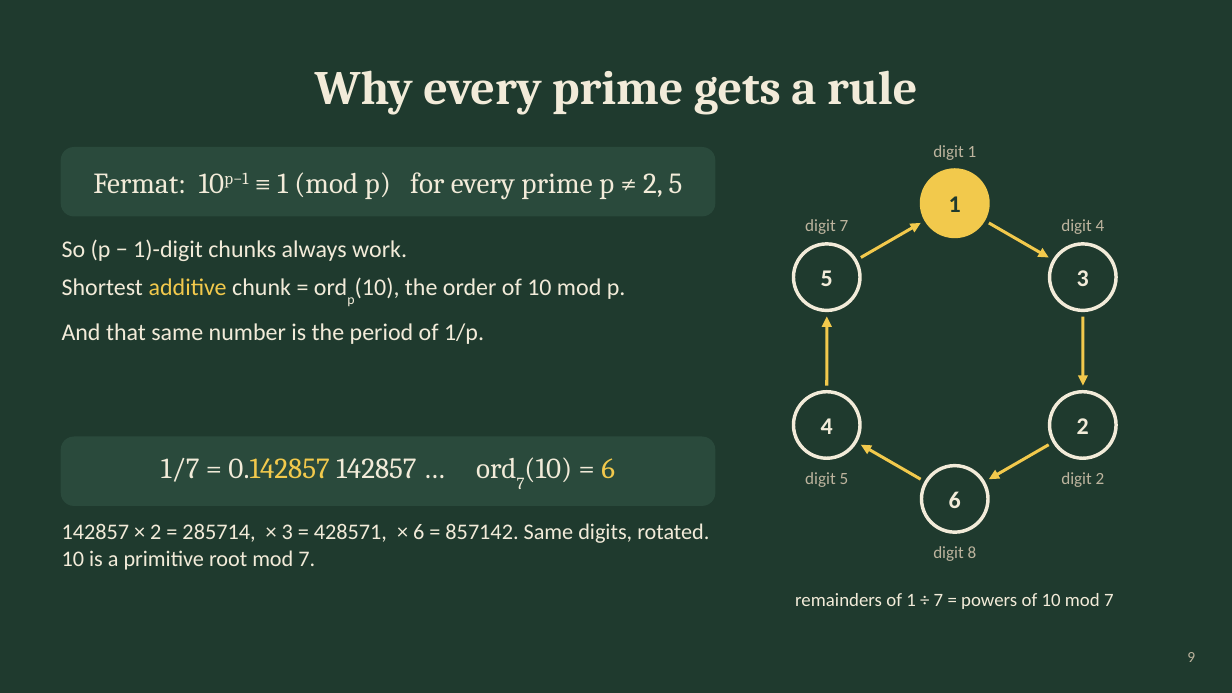
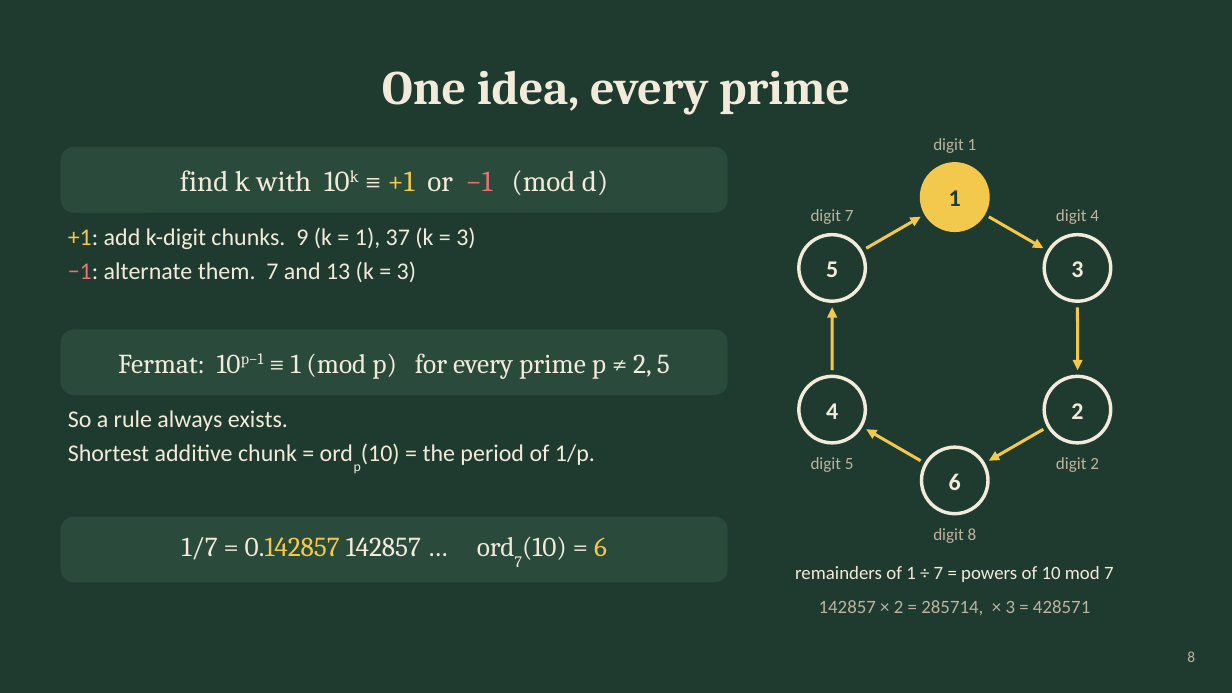
Before and after one commit to ZhihengLi0/math5248, a slide deck: slide 8 of presentation/PPT演讲版.pptx (slide 9 before the commit). Drawn at 1232x693 pixels with LibreOffice and Linux fonts; fonts in the diff are those of the drawing. Boxes give left, top, right and bottom in pixels: in the first picture for what was removed or moved away, otherwise in the second. Text is boxed around its words. In the diff, an @@ line names an element or a change of style, - is before the commit and + after.

```diff
--- a/presentation/PPT演讲版.pptx
+++ b/presentation/PPT演讲版.pptx
@@ title at (382,70,850,114): text changed @@
-Why every prime gets a rule
+One idea, every prime
@@ rounded rectangle: place and size @@
-rounded rectangle at (62,148,715,216)
+rounded rectangle at (62,148,727,212)
@@ rounded rectangle at (62,148,727,212): proportions changed @@
@@ text added at (180,170,608,195), 17 pt, text #F2EBD9 @@
+find k with 10k ≡ +1 or −1 (mod d)
@@ 2 texts, 1 ellipse: place and size @@
-2 texts, 1 ellipse at (922,145,988,237)
+2 texts, 1 ellipse at (922,138,988,230)
@@ text added at (68,227,475,282), 14 pt, text #F2EBD9 @@
++1: add k-digit chunks. 9 (k = 1), 37 (k = 3)
+−1: alternate them. 7 and 13 (k = 3)
@@ 2 texts, 1 ellipse: place and size @@
-2 texts, 1 ellipse at (793,219,860,310)
+2 texts, 1 ellipse at (798,209,865,302)
@@ arrow moved from (861, 257) - (920, 223) to (866, 249) - (920, 217) @@
@@ arrow moved from (989, 223) - (1048, 257) to (989, 217) - (1044, 249) @@
@@ 2 texts, 1 ellipse: place and size @@
-2 texts, 1 ellipse at (1050,219,1116,310)
+2 texts, 1 ellipse at (1045,209,1111,302)
@@ arrow moved from (827, 386) - (827, 317) to (832, 370) - (833, 308) @@
@@ arrow moved from (1083, 317) - (1083, 386) to (1078, 308) - (1078, 370) @@
@@ text "Fermat: 10p−1 ≡ 1 (mod ..." at (118,353,670,379): size 17 to 16 pt @@
@@ text "Fermat: 10p−1 ≡ 1 (mod ...": place and size @@
-text "Fermat: 10p−1 ≡ 1 (mod ..." at (93,172,683,200)
+text "Fermat: 10p−1 ≡ 1 (mod ..." at (118,353,670,379)
@@ rounded rectangle added at (62,330,727,394), fill #2A4A3C, outline #2A4A3C 1 pt @@
@@ 2 texts, 1 ellipse: place and size @@
-2 texts, 1 ellipse at (793,392,860,487)
+2 texts, 1 ellipse at (798,377,865,472)
@@ 2 texts, 1 ellipse: place and size @@
-2 texts, 1 ellipse at (1050,392,1116,487)
+2 texts, 1 ellipse at (1045,377,1111,472)
@@ text at (68,410,595,465): text changed @@
-So (p − 1)-digit chunks always work.
-Shortest additive chunk = ordp(10), the order of 10 mod p.
-And that same number is the period of 1/p.
+So a rule always exists.
+Shortest additive chunk = ordp(10) = the period of 1/p.
@@ arrow moved from (920, 479) - (861, 445) to (920, 461) - (866, 429) @@
@@ 2 texts, 1 ellipse: place and size @@
-2 texts, 1 ellipse at (922,466,988,561)
+2 texts, 1 ellipse at (922,447,988,543)
@@ arrow moved from (1048, 445) - (989, 479) to (1044, 429) - (989, 461) @@
@@ text "1/7 = 0.142857 142857 … ...": place and size @@
-text "1/7 = 0.142857 142857 … ..." at (161,457,615,482)
+text "1/7 = 0.142857 142857 … ..." at (182,537,607,560)
@@ text "1/7 = 0.142857 142857 … ..." at (182,537,607,560): size 17 to 16 pt @@
@@ rounded rectangle at (62,517,727,582): proportions changed @@
@@ rounded rectangle: place and size @@
-rounded rectangle at (62,437,715,505)
+rounded rectangle at (62,517,727,582)
@@ text removed at (62,523,709,570) @@
-142857 × 2 = 285714, × 3 = 428571, × 6 = 857142. Same digits, rotated. 10 is a primitive root mod 7.
@@ text "remainders of 1 ÷ 7 ...": place and size @@
-text "remainders of 1 ÷ 7 ..." at (795,593,1114,609)
+text "remainders of 1 ÷ 7 ..." at (795,566,1114,582)
@@ text added at (819,600,1090,615), 11 pt, text #BDB49E @@
+142857 × 2 = 285714, × 3 = 428571
@@ page number at (1187,651,1195,662): text changed @@
-9
+8
```
Also in this commit, not shown: 5 other slides changed, 1 slide removed, 20 other files.
